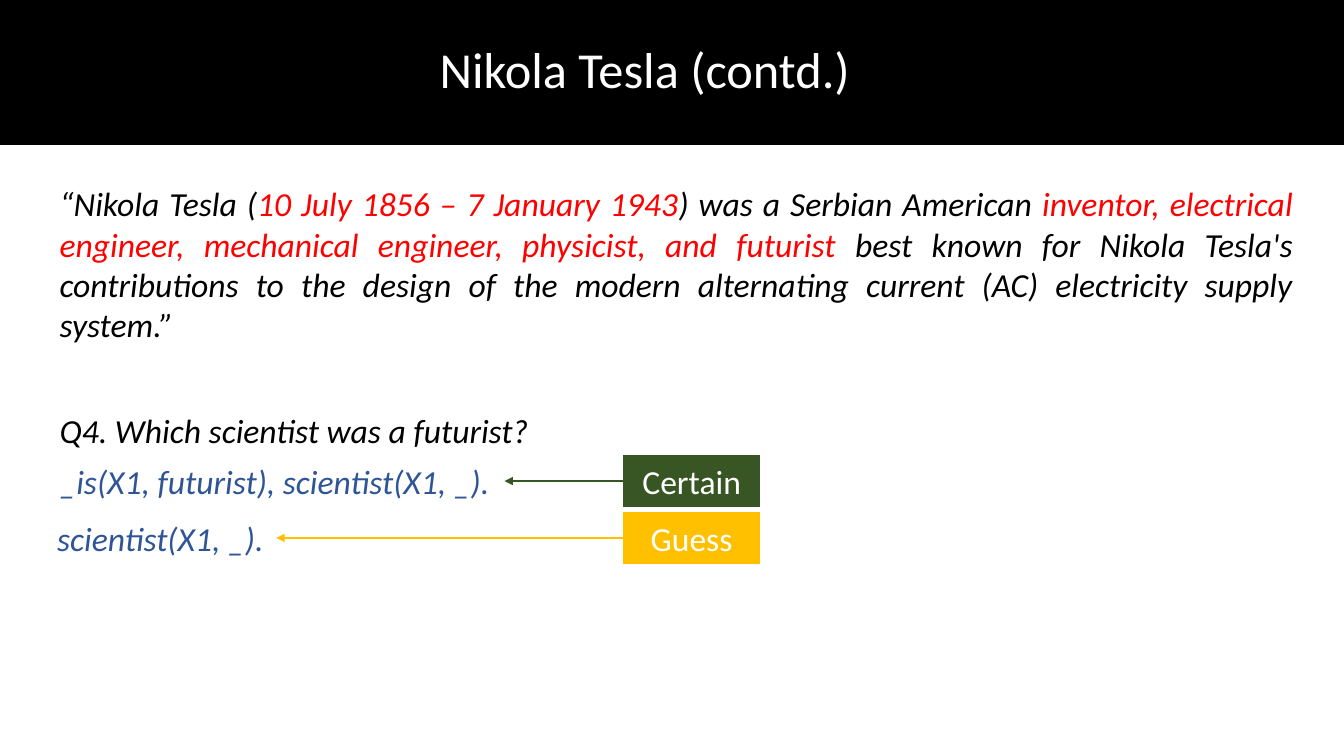
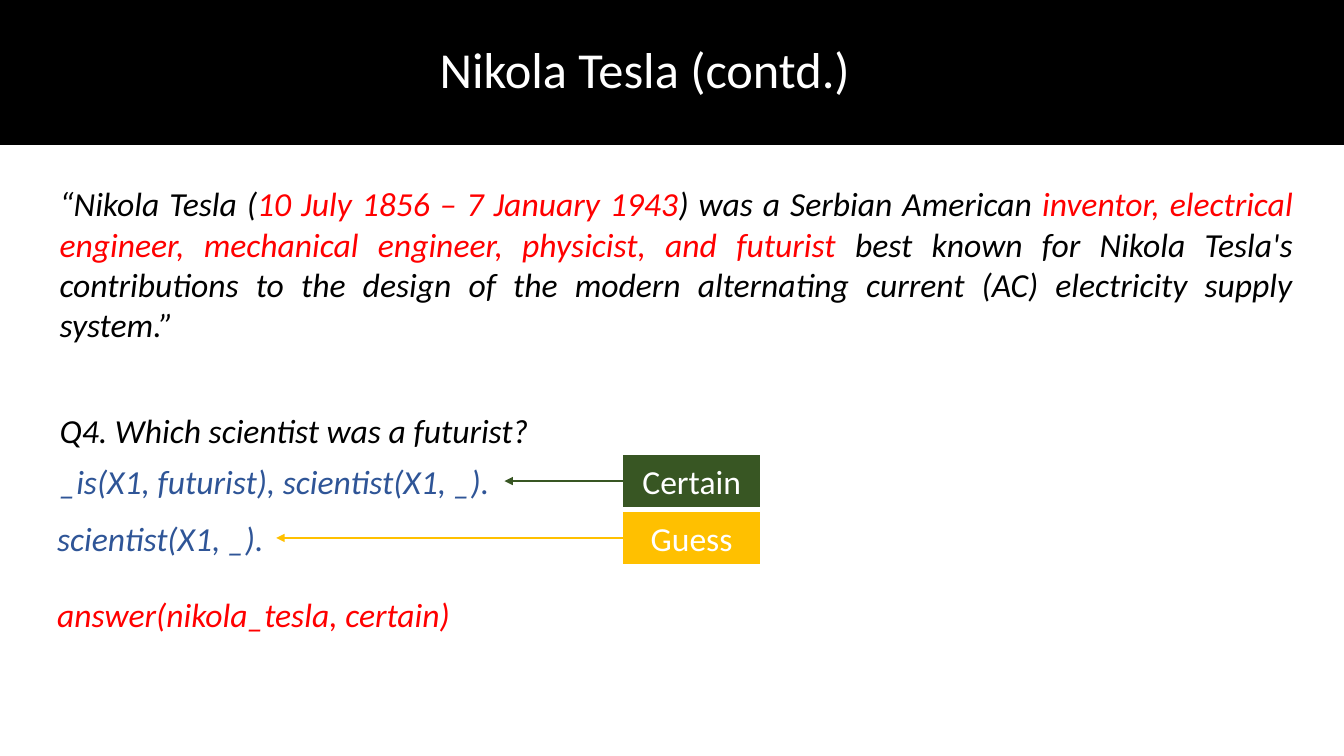
Before and after one commit to DhruvaPendharkar/thesis-project, a slide deck: slide 84 of Notes/ThesisPresentation.pptx. Drawn at 1344x756 pixels with LibreOffice and Linux fonts; fonts in the diff are those of the drawing. Boxes give left, top, right and bottom in pixels: in the first picture for what was removed or moved away, otherwise in the second. Text is boxed around its words. In the diff, an @@ line names an element or a change of style, - is before the commit and + after.

```diff
--- a/Notes/ThesisPresentation.pptx
+++ b/Notes/ThesisPresentation.pptx
@@ text added at (57,602,450,632), 24 pt, text #FF0000, italic @@
+answer(nikola_tesla, certain)
```
Also in this commit, not shown: 3 other slides changed, 5 slides added, 2 other files.
